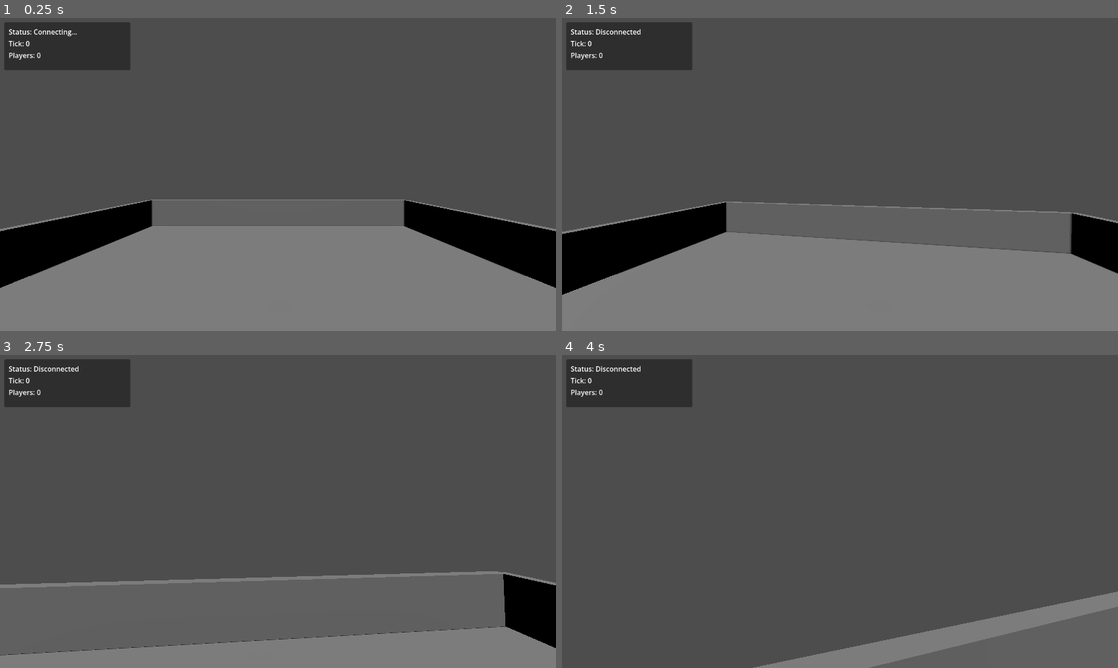
Above: before the commit, frames 1-4 (two rows, left to right).
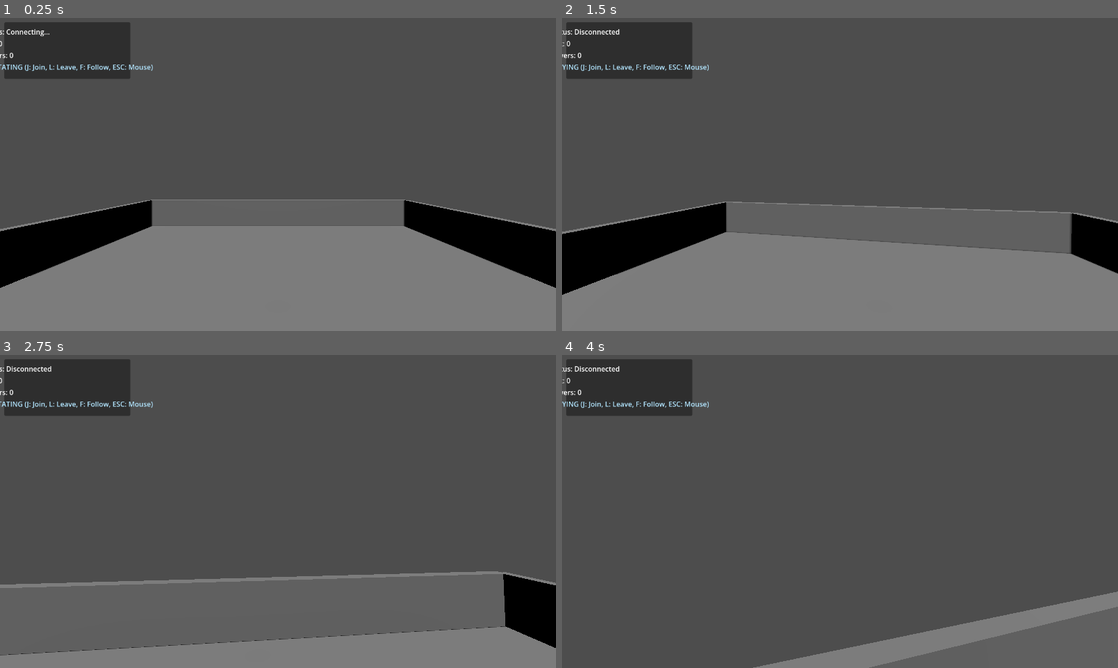
Above: after the commit, the same moments.

Repository: blisspixel/doomy
Game: Godot game, scene res://scenes/main.tscn
Same seed, same stepped clock (60 frames per second), same inputs: the game is played once before the commit and once after it.
Inputs (mouse positions are in pixels of both pictures, inside the frame that each line leads up to):
- Up to frame 1 (0.25 s): no input
- Up to frame 2 (1.5 s): tap Enter at 0.5 s; move the mouse to (867, 174) at 0.52 s; hold W (move_forward) from 0.53 s (still down); tap J at 0.6 s; tap L at 0.8, 1.35 s; move the mouse to (812, 174) at 1.27 s
- Up to frame 3 (2.75 s): keep holding W (move_forward); tap J at 1.55 s; move the mouse to (289, 505) at 2.02 s; press the mouse at (289, 505) at 2.03 s; tap L at 2.3 s
- Up to frame 4 (4 s): keep holding W (move_forward); move the mouse to (834, 517) at 2.77 s; release the mouse at (834, 517) at 2.78 s; tap F (toggle_follow) at 2.85 s; tap J at 3.05, 3.6 s; move the mouse to (878, 514) at 3.52 s; tap L at 3.8 s

The runs differ from the first frame. In frame 1, 1.1% of the frame differs, in the area x 0-28%, y 3-20%; in frame 2, 1.1%, in the area x 0-27%, y 3-20%; in frame 3, 1.1%; in frame 4, 1.1%.

Commit message:
Course corrections: 4 named bots, Join/Leave, slow control plane
Product bar improvements:
- Default 4 server-side bots (up from 2) with names: Rusher, Sniper, Flanker, Tank
- Join/Leave flow: Press J to join as human, L to return to spectator (same match)
- Mode indicator in HUD: SPECTATING or PLAYING with control hints
- Verified killfeed working (frag notifications display)

MCP positioning:
- Clarified agent-adapter is SLOW control plane (1-10s think time)
- Not 20-60Hz combat IO - suitable for LLM agents with deliberation
- Fast reactive bots run server-side; adapter injects intents on same channel

Transport roadmap:
- Keep WebSocket JSON for Slice 1 (good enough for spectator + agents)
- Document UDP/renet as planned next net spike (docs/TRANSPORT.md)
- Dual transport future: UDP for humans, WebSocket for spectators/agents

Tested:
- 4 bots fight with multiple simultaneous frags at ~2.8s
- Bot names appear in logs: "FRAG: Rusher → Sniper"
- HUD shows mode and control hints

Co-authored-by: Nick Seal <blisspixel@users.noreply.github.com>

Diff:
--- a/client/scenes/main.tscn
+++ b/client/scenes/main.tscn
@@ -28,7 +28,7 @@
 offset_left = 10.0
 offset_top = 10.0
 offset_right = 300.0
-offset_bottom = 120.0
+offset_bottom = 140.0
 
 [node name="VBoxContainer" type="VBoxContainer" parent="HUD/Panel"]
 layout_mode = 1
@@ -54,6 +54,11 @@
 layout_mode = 2
 text = "Players: 0"
 
+[node name="ModeLabel" type="Label" parent="HUD/Panel/VBoxContainer"]
+layout_mode = 2
+text = "SPECTATING"
+theme_override_colors/font_color = Color(0.7, 0.9, 1, 1)
+
 [node name="FragLabel" type="Label" parent="HUD"]
 anchors_preset = 8
 anchor_left = 0.5
--- a/client/scripts/game_manager.gd
+++ b/client/scripts/game_manager.gd
@@ -36,13 +36,21 @@
 	net_client.connect_to_server(role, player_name)
 
 func _input(event):
-	if event is InputEventKey and event.pressed and event.keycode == KEY_J:
-		if not is_human_player:
-			print("Switching to human player mode...")
+	if event is InputEventKey and event.pressed:
+		if event.keycode == KEY_J and not is_human_player:
+			print("Joining as human player...")
 			net_client.disconnect_from_server()
 			await get_tree().create_timer(0.5).timeout
 			is_human_player = true
 			net_client.connect_to_server("human", "Human Player")
+			hud.set_mode("PLAYING")
+		elif event.keycode == KEY_L and is_human_player:
+			print("Leaving match, returning to spectator...")
+			net_client.disconnect_from_server()
+			await get_tree().create_timer(0.5).timeout
+			is_human_player = false
+			net_client.connect_to_server("spectator", "Spectator")
+			hud.set_mode("SPECTATING")
 
 func _process(_delta):
 	if is_human_player and net_client.connection_state == WebSocketPeer.STATE_OPEN:
--- a/client/scripts/hud.gd
+++ b/client/scripts/hud.gd
@@ -3,15 +3,21 @@
 @onready var status_label = $Panel/VBoxContainer/StatusLabel
 @onready var tick_label = $Panel/VBoxContainer/TickLabel
 @onready var player_count_label = $Panel/VBoxContainer/PlayerCountLabel
+@onready var mode_label = $Panel/VBoxContainer/ModeLabel
 @onready var frag_label = $FragLabel
 
 func _ready():
 	if frag_label:
 		frag_label.text = ""
+	set_mode("SPECTATING")
 
 func set_status(text: String):
 	if status_label:
 		status_label.text = "Status: " + text
+
+func set_mode(mode: String):
+	if mode_label:
+		mode_label.text = mode + " (J: Join, L: Leave, F: Follow, ESC: Mouse)"
 
 func set_tick(tick: int):
 	if tick_label:
Not shown, changed: server/src/main.rs
